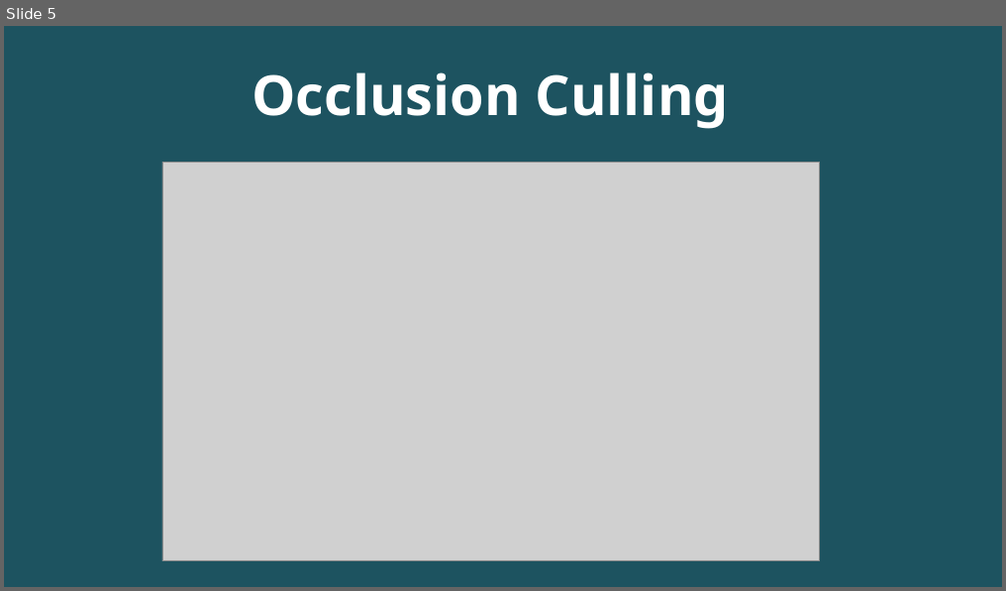
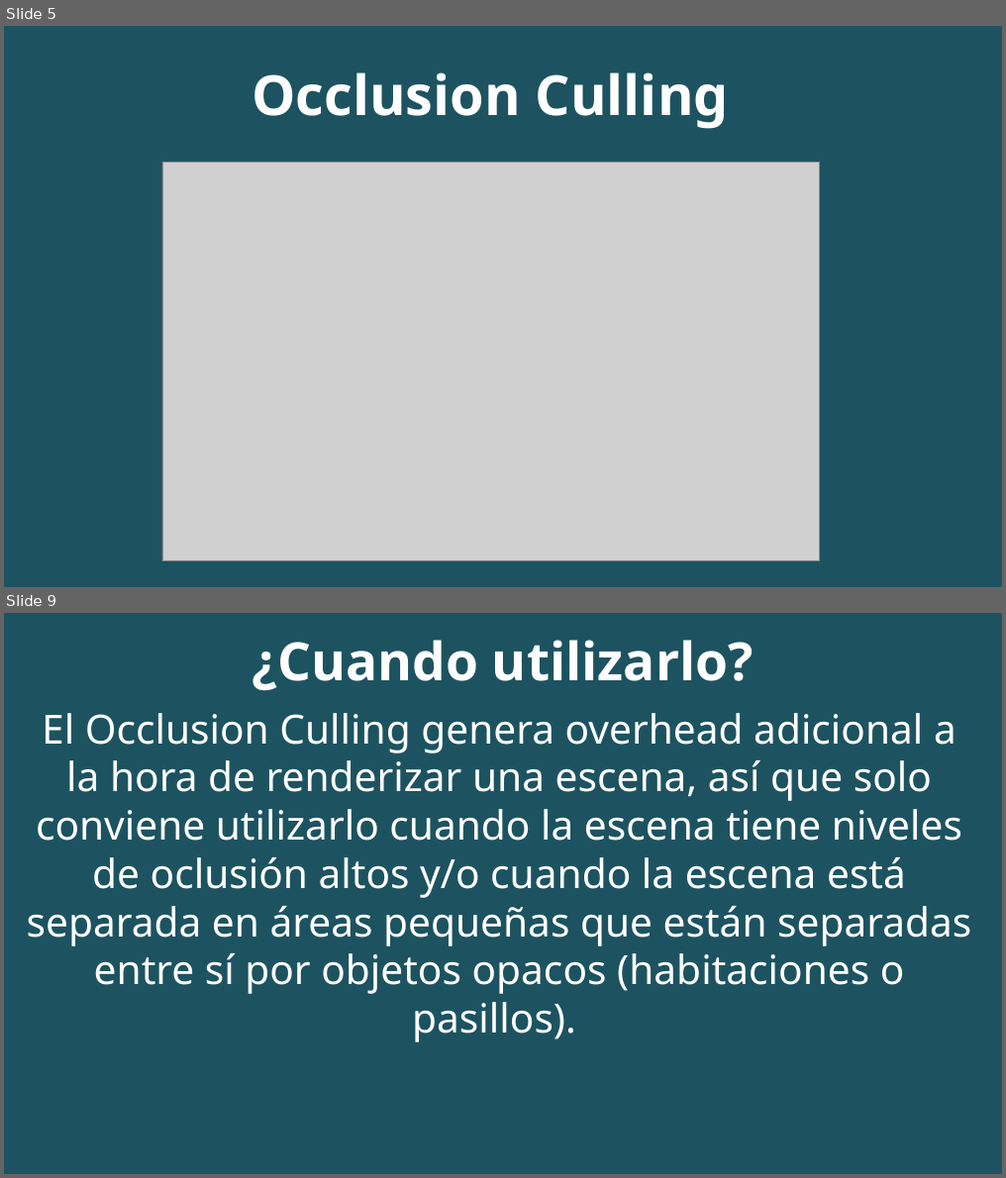
Before and after one commit to computacion-grafica-uns/proyecto-2-proyecto1-2026_lencina_pereda, a slide deck: Presentación Occlusion Culling.odp. Shown one above the other, each under a label of ours: slide 5 before the commit, slides 5 and 9 after it; the slides between them are not shown. The pictures are 1006x591 and 1006x1178 pixels, drawn with LibreOffice and Linux fonts; fonts in the diff are those of the drawing; grey boxes stand for pictures; background and template pictures are left out; a plain dark background stands for a picture behind light text. Boxes give left, top, right and bottom in pixels: in the first picture for what was removed or moved away, otherwise in the second. Text is boxed around its words. In the diff, an @@ line names an element or a change of style, - is before the commit and + after.

Commit message:
Actulización Power Point Occlusion culling

```diff
--- a/Presentación Occlusion Culling.odp
+++ b/Presentación Occlusion Culling.odp
@@ slide 9 added at [4,613,1002,1174], background picture (left out); not listed: 1 template element that a slide beside it also shows @@
@@ title added at [252,640,753,691], 42 pt, text #FFFFFF, bold @@
+¿Cuando utilizarlo?
@@ text added at [27,713,971,1043], 32 pt, text #FFFFFF @@
+El Occlusion Culling genera overhead adicional a la hora de renderizar una escena, así que solo conviene utilizarlo cuando la escena tiene niveles de oclusión altos y/o cuando la escena está separada en áreas pequeñas que están separadas entre sí por objetos opacos (habitaciones o pasillos).
```
Also in this commit, not shown: 5 slides changed, 1 other file.
